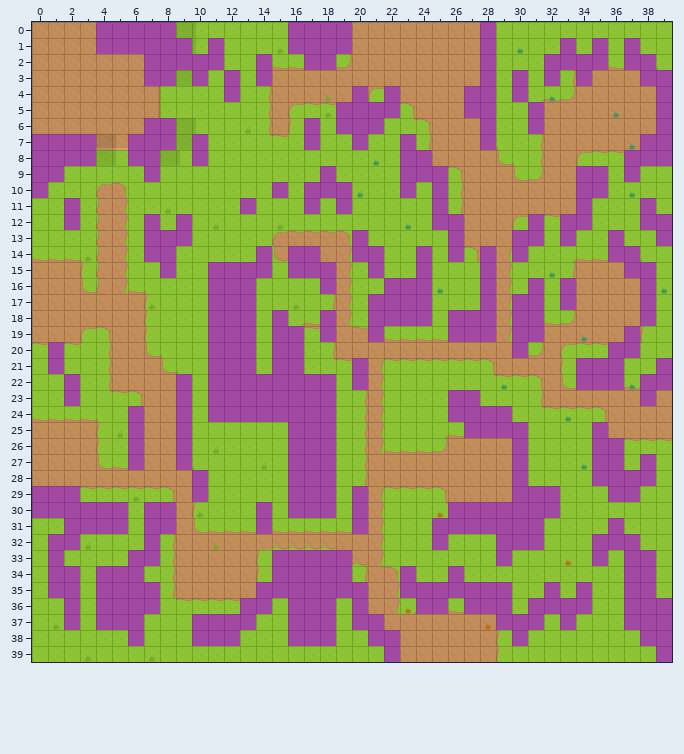
Two versions of a level (Tiled map (JSON), assets/maps/default.json). The first picture shows the starting point.
Cells are 64x64 px. Shown: x 0..39, y 0..39.
And afterwards:
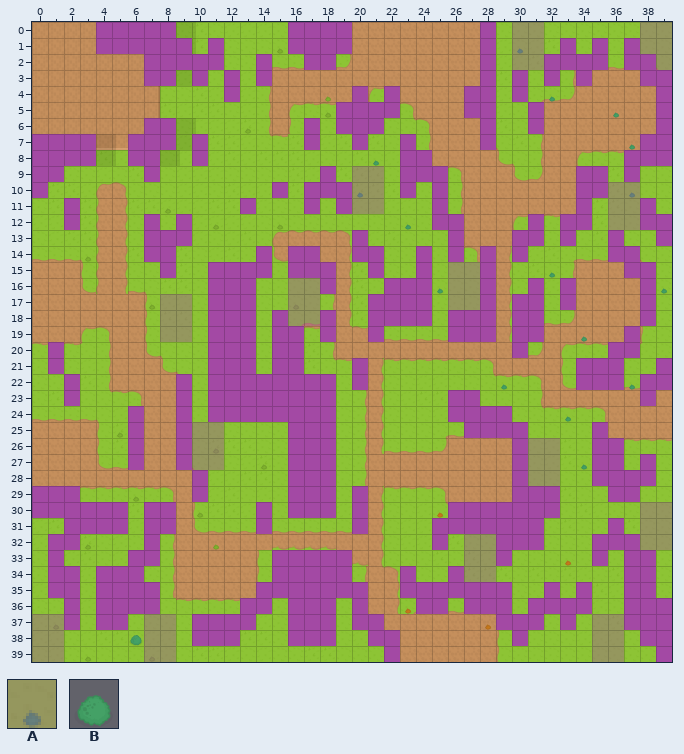
Key: from "collision": A 0; from "tiles": B 184.
_ is an empty cell, # one hidden under a higher layer, . an unchanged one.
Tiles of an added or newly shown layer are drawn over the layers below it.
See-through tiles are keyed as they look on the map.
What changed:
--- layer "foreground"
@@ x 6..6 @@
-37 #
-38 #
+37 _
+38 B
--- layer "collision"
@@ x 6..6 @@
-37 A
-38 A
+37 _
+38 _
--- layer "spawns" (now shown)
@@ x 30..39 @@
- 0 __......__
- 1 __......__
- 2 __......._
+ 0 AA......AA
+ 1 AA......AA
+ 2 AA.......A
@@ x 20..37 @@
- 9 __................
-10 __..............__
-11 __..............__
-12 ................__
+ 9 AA................
+10 AA..............AA
+11 AA..............AA
+12 ................AA
@@ x 8..27 @@
-15 ..................__
-16 ........__........__
-17 __......__........__
-18 __......__..........
-19 __..................
+15 ..................AA
+16 ........AA........AA
+17 AA......AA........AA
+18 AA......AA..........
+19 AA..................
@@ x 10..32 @@
-25 __.....................
-26 __...................__
-27 __...................__
-28 .....................__
+25 AA.....................
+26 AA...................AA
+27 AA...................AA
+28 .....................AA
@@ x 27..39 @@
-30 ...........__
-31 ...........__
-32 __.........__
-33 __...........
-34 __...........
+30 ...........AA
+31 ...........AA
+32 AA.........AA
+33 AA...........
+34 AA...........
@@ x 0..36 @@
-37 __.....__..........................__
-38 __.....__..........................__
-39 __.....__..........................__
+37 AA.....AA..........................AA
+38 AA.....AA..........................AA
+39 AA.....AA..........................AA
